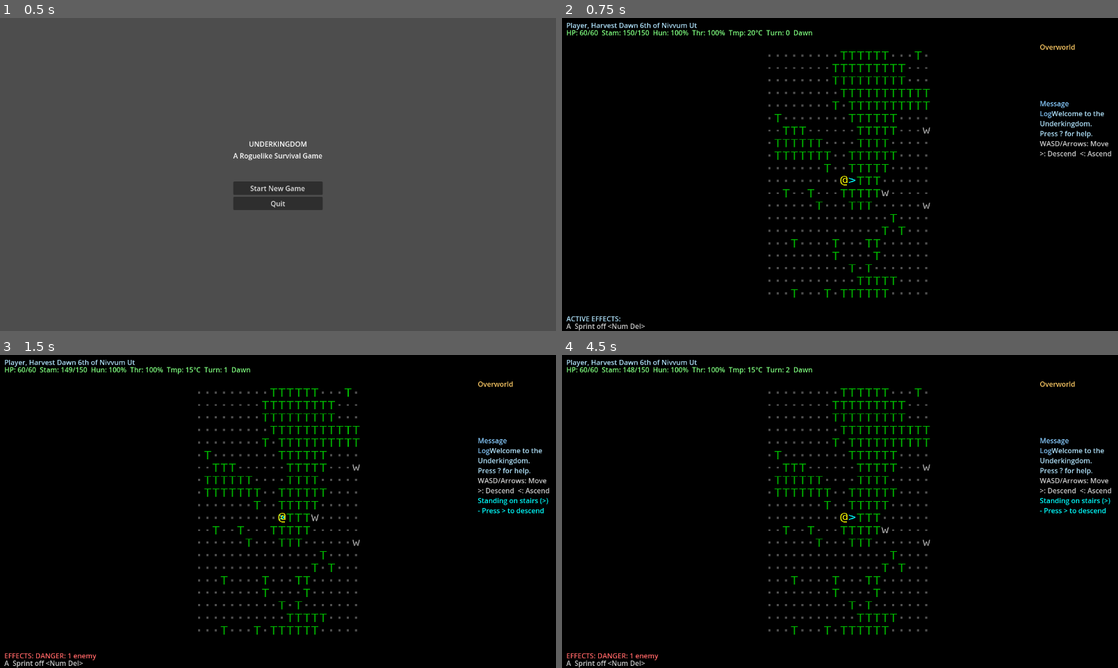
Above: before the commit, frames 1-4 (two rows, left to right).
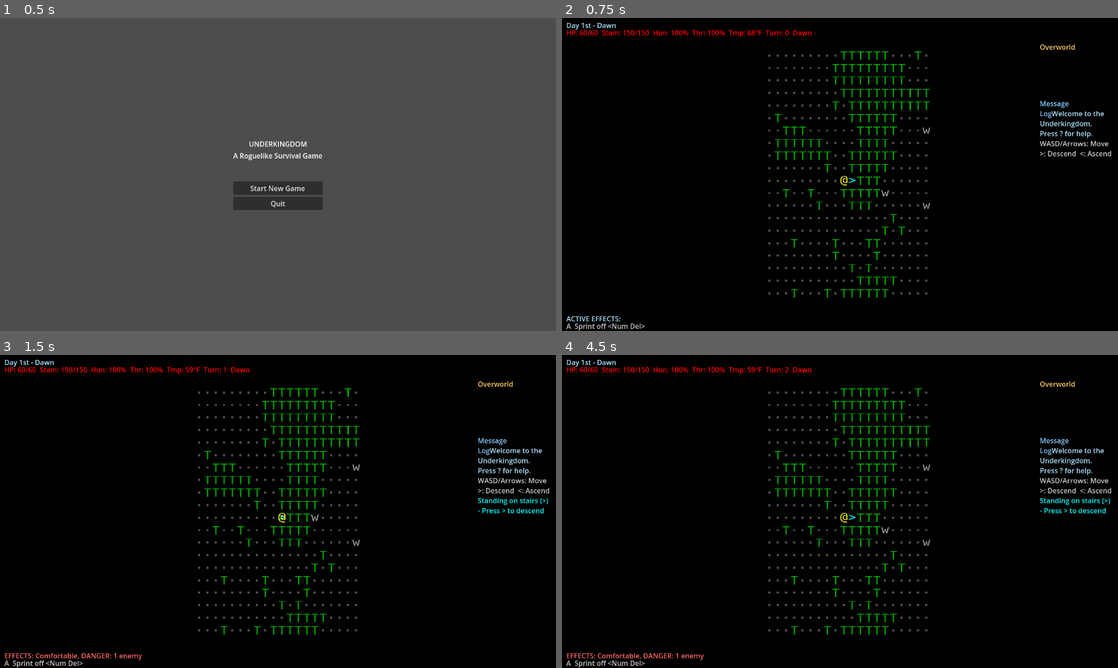
Above: after the commit, the same moments.

Repository: stevenraines/underkingdom-godot-cc
Game: Godot game, scene res://scenes/main.tscn
Two runs of this game, one before a commit and one after it. Both use one fixed random seed, a clock stepped at 60 frames per second and the inputs below.
Inputs:
- Up to frame 1 (0.5 s): no input
- Up to frame 2 (0.75 s): click "Start New Game" at 0.5 s
- Up to frame 3 (1.5 s): tap Enter at 1.25 s; hold Right (ui_right) from 1.28 s (still down); tap R at 1.35 s
- Up to frame 4 (4.5 s): tap Space at 2, 3.5 s; release Right (ui_right) at 2.03 s; hold Down (ui_down) 2.03-2.78 s; tap R every 0.75 s from 2.1 to 4.35 s; tap Enter at 2.75, 4.25 s; hold Right (ui_right) 2.78-3.53 s; hold Up (ui_up) 3.53-4.28 s; hold Left (ui_left) from 4.28 s (still down)

Frame 1 is identical in both runs. In frame 2, 0.6% of the frame differs, in the area x 0-45%, y 1-7%; in frame 3, 0.8%; in frame 4, 0.8%, in the area x 0-45%, y 1-98%.

Commit message:
feat: Enhance survival mechanics with stamina regeneration and day tracking

Diff:
--- a/autoload/turn_manager.gd
+++ b/autoload/turn_manager.gd
@@ -7,6 +7,7 @@
 
 # Turn tracking
 var current_turn: int = 0
+var current_day: int = 1  # Day counter, starts at day 1
 var time_of_day: String = "dawn"
 var is_player_turn: bool = true
 
@@ -45,6 +46,9 @@
 	if EntityManager.player and EntityManager.player.survival:
 		var effects = EntityManager.player.process_survival_turn(current_turn)
 
+		# Regenerate some stamina each turn (slower rate while active)
+		EntityManager.player.regenerate_stamina()
+
 		# Emit warnings if any
 		for warning in effects.get("warnings", []):
 			EventBus.survival_warning.emit(warning, _get_warning_severity(warning))
@@ -66,6 +70,10 @@
 func _update_time_of_day() -> void:
 	var new_time = get_time_of_day()
 	if new_time != time_of_day:
+		# Check if we're transitioning to a new day (night -> dawn)
+		if time_of_day == "night" and new_time == "dawn":
+			current_day += 1
+			print("Day %d has begun" % current_day)
 		time_of_day = new_time
 		EventBus.time_of_day_changed.emit(time_of_day)
 		print("Time of day changed to: ", time_of_day)
--- a/scenes/game.gd
+++ b/scenes/game.gd
@@ -257,8 +257,8 @@
 
 	# Update character info line
 	if character_info_label:
-		@warning_ignore("integer_division")
-		character_info_label.text = "Player, Harvest Dawn %dth of Nivvum Ut" % (TurnManager.current_turn / 1000 + 6)
+		var day_suffix = _get_day_suffix(TurnManager.current_day)
+		character_info_label.text = "Day %d%s - %s" % [TurnManager.current_day, day_suffix, TurnManager.time_of_day.capitalize()]
 
 	# Update status line with health and survival
 	if status_line:
@@ -274,7 +274,7 @@
 			var stam_text = "Stam: %d/%d" % [int(s.stamina), int(s.get_max_stamina())]
 			var hunger_text = "Hun: %d%%" % int(s.hunger)
 			var thirst_text = "Thr: %d%%" % int(s.thirst)
-			var temp_text = "Tmp: %d°C" % int(s.temperature)
+			var temp_text = "Tmp: %d°F" % int(s.temperature)
 			survival_text = "  %s  %s  %s  %s" % [stam_text, hunger_text, thirst_text, temp_text]
 
 		status_line.text = "%s%s  %s  %s" % [hp_text, survival_text, turn_text, time_text]
@@ -362,6 +362,16 @@
 
 	return count
 
+## Get ordinal suffix for a day number (1st, 2nd, 3rd, etc.)
+func _get_day_suffix(day: int) -> String:
+	if day >= 11 and day <= 13:
+		return "th"
+	match day % 10:
+		1: return "st"
+		2: return "nd"
+		3: return "rd"
+		_: return "th"
+
 ## Update message based on player position
 func _update_message() -> void:
 	if not message_log or not player or not MapManager.current_map:
--- a/systems/input_handler.gd
+++ b/systems/input_handler.gd
@@ -83,7 +83,7 @@
 	if not player or not TurnManager.is_player_turn:
 		return
 
-	# Stairs navigation - check for specific key presses
+	# Stairs navigation and wait action - check for specific key presses
 	if event is InputEventKey and event.pressed and not event.echo:
 		var action_taken = false
 
@@ -103,7 +103,19 @@
 				player._find_and_move_to_stairs("stairs_down")
 				action_taken = true
 				get_viewport().set_input_as_handled()
+		elif event.keycode == KEY_PERIOD and not event.shift_pressed:  # . key (wait/rest)
+			# Wait action - skip turn and get bonus stamina regen
+			_do_wait_action()
+			action_taken = true
+			get_viewport().set_input_as_handled()
 
 		# Advance turn if action was taken
 		if action_taken:
 			TurnManager.advance_turn()
+
+## Wait action - rest in place for bonus stamina regeneration
+func _do_wait_action() -> void:
+	if player.survival:
+		# Bonus stamina regeneration for waiting (regen twice)
+		player.regenerate_stamina()
+		player.regenerate_stamina()
--- a/systems/survival_system.gd
+++ b/systems/survival_system.gd
@@ -9,7 +9,7 @@
 # Current survival stats
 var hunger: float = 100.0  # 0-100, starts full
 var thirst: float = 100.0  # 0-100, starts full
-var temperature: float = 20.0  # °C, comfortable default
+var temperature: float = 68.0  # °F, comfortable default
 var stamina: float = 100.0  # Current stamina
 var base_max_stamina: float = 100.0  # Before fatigue reduction
 var fatigue: float = 0.0  # 0-100, starts rested
@@ -25,23 +25,23 @@
 const STAMINA_COST_SPRINT: int = 5
 const STAMINA_COST_HEAVY_ATTACK: int = 6
 
-# Temperature thresholds (°C)
-const TEMP_FREEZING: float = 0.0
-const TEMP_COLD: float = 10.0
-const TEMP_COOL: float = 15.0
-const TEMP_WARM: float = 25.0
-const TEMP_HOT: float = 30.0
-const TEMP_HYPERTHERMIA: float = 40.0
-
-# Base temperatures
-const TEMP_WOODLAND_BASE: float = 18.0
-const TEMP_DUNGEON_BASE: float = 12.0
-
-# Time of day temperature modifiers
-const TEMP_MOD_DAWN: float = -3.0
+# Temperature thresholds (°F)
+const TEMP_FREEZING: float = 32.0
+const TEMP_COLD: float = 50.0
+const TEMP_COOL: float = 59.0
+const TEMP_WARM: float = 77.0
+const TEMP_HOT: float = 86.0
+const TEMP_HYPERTHERMIA: float = 104.0
+
+# Base temperatures (°F)
+const TEMP_WOODLAND_BASE: float = 64.0
+const TEMP_DUNGEON_BASE: float = 54.0
+
+# Time of day temperature modifiers (°F)
+const TEMP_MOD_DAWN: float = -5.0
 const TEMP_MOD_DAY: float = 0.0
-const TEMP_MOD_DUSK: float = -2.0
-const TEMP_MOD_NIGHT: float = -8.0
+const TEMP_MOD_DUSK: float = -4.0
+const TEMP_MOD_NIGHT: float = -14.0
 
 # Track turns for periodic effects
 var _last_hunger_drain_turn: int = 0
